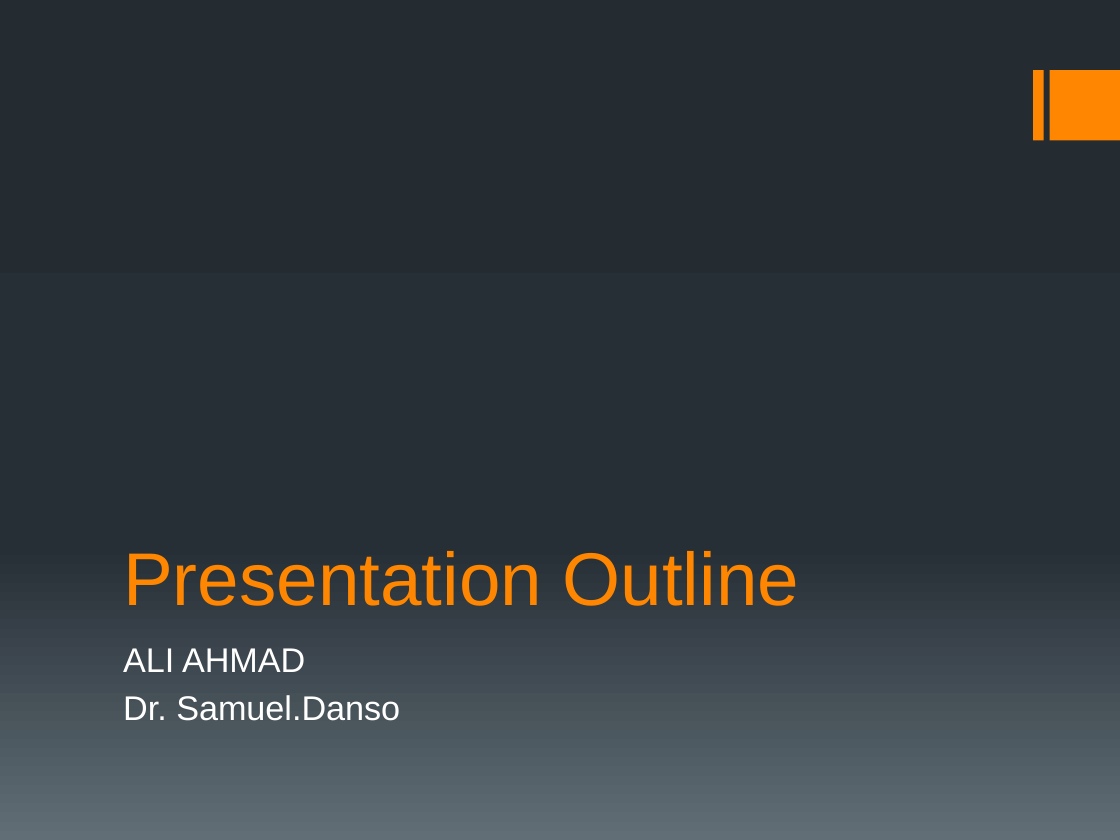
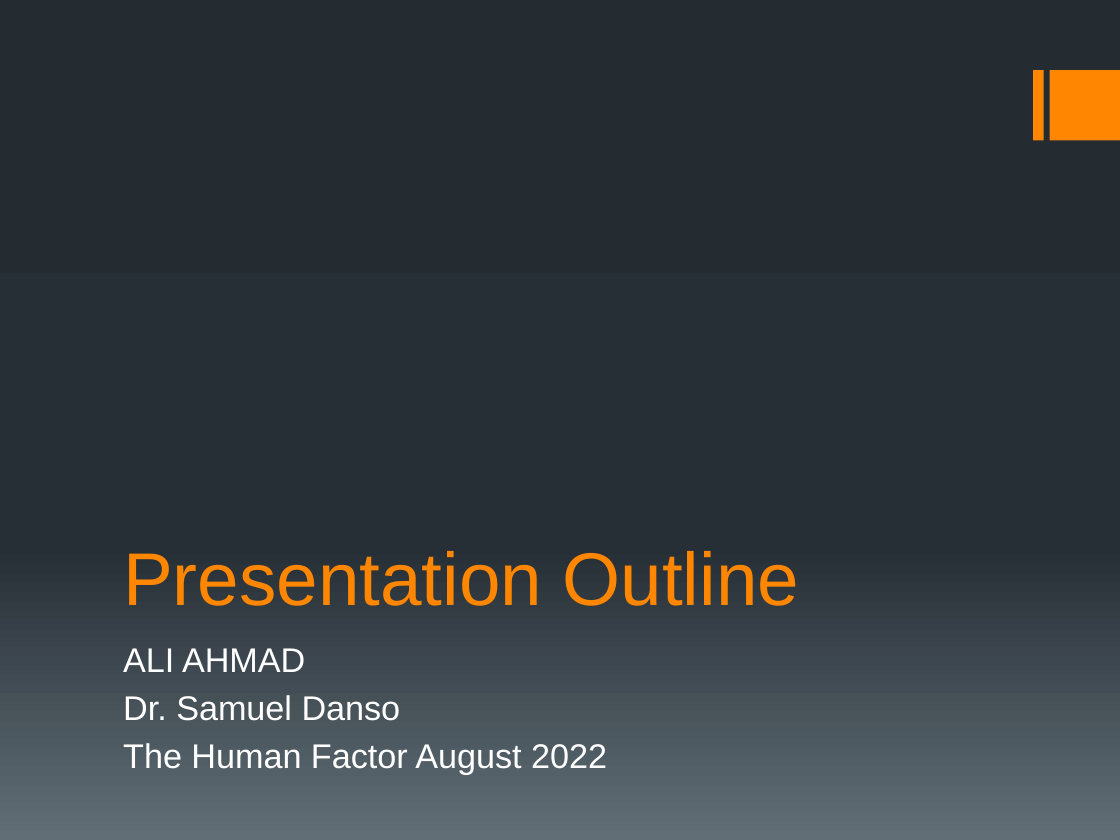
Before and after one commit to qtr9/E-portfolio, a slide deck: slide 1 of The Human Factor August 2022/presentation-outline.pptx. Drawn at 1120x840 pixels with LibreOffice and Linux fonts; fonts in the diff are those of the drawing. Boxes give left, top, right and bottom in pixels: in the first picture for what was removed or moved away, otherwise in the second. Text is boxed around its words. In the diff, an @@ line names an element or a change of style, - is before the commit and + after.

```diff
--- a/The Human Factor August 2022/presentation-outline.pptx
+++ b/The Human Factor August 2022/presentation-outline.pptx
@@ subtitle at bbox=[123, 695, 607, 774]: text changed @@
-Dr. Samuel.Danso
+Dr. Samuel Danso
+The Human Factor August 2022
```
Also in this commit, not shown: 1 other file.
